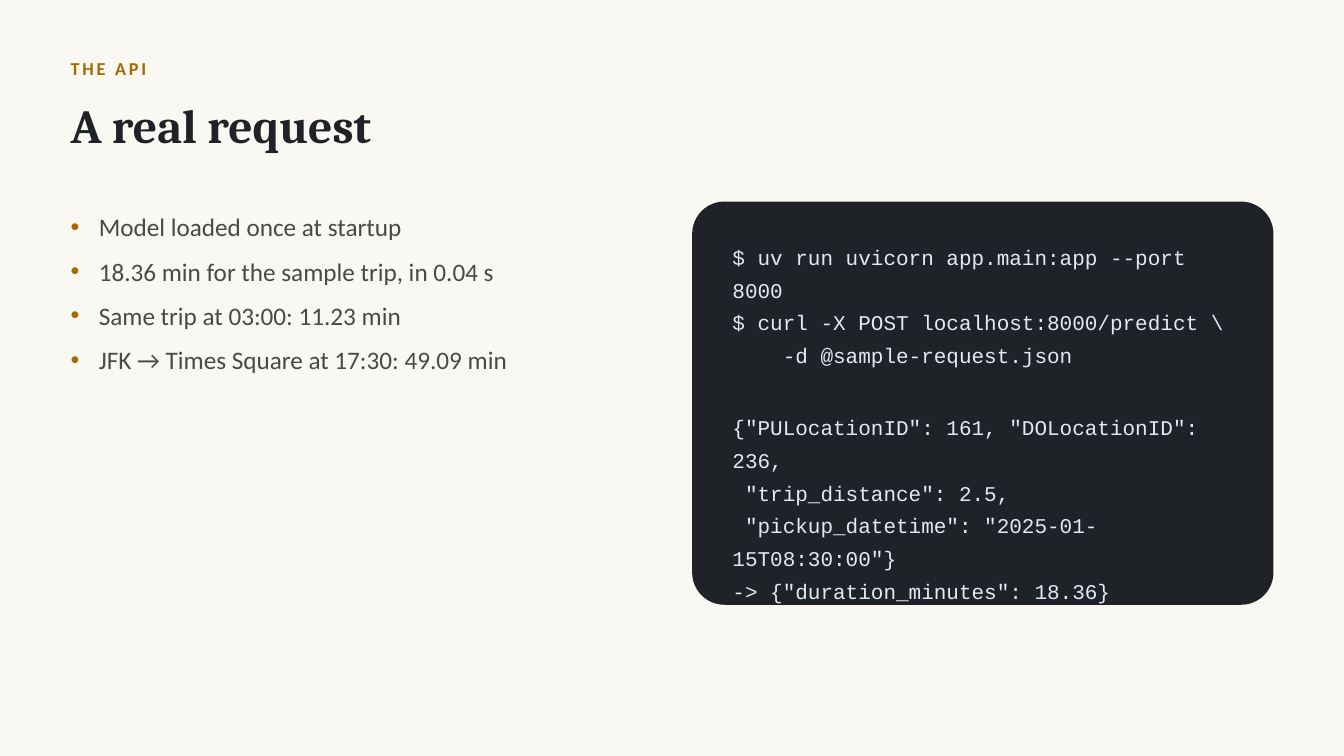
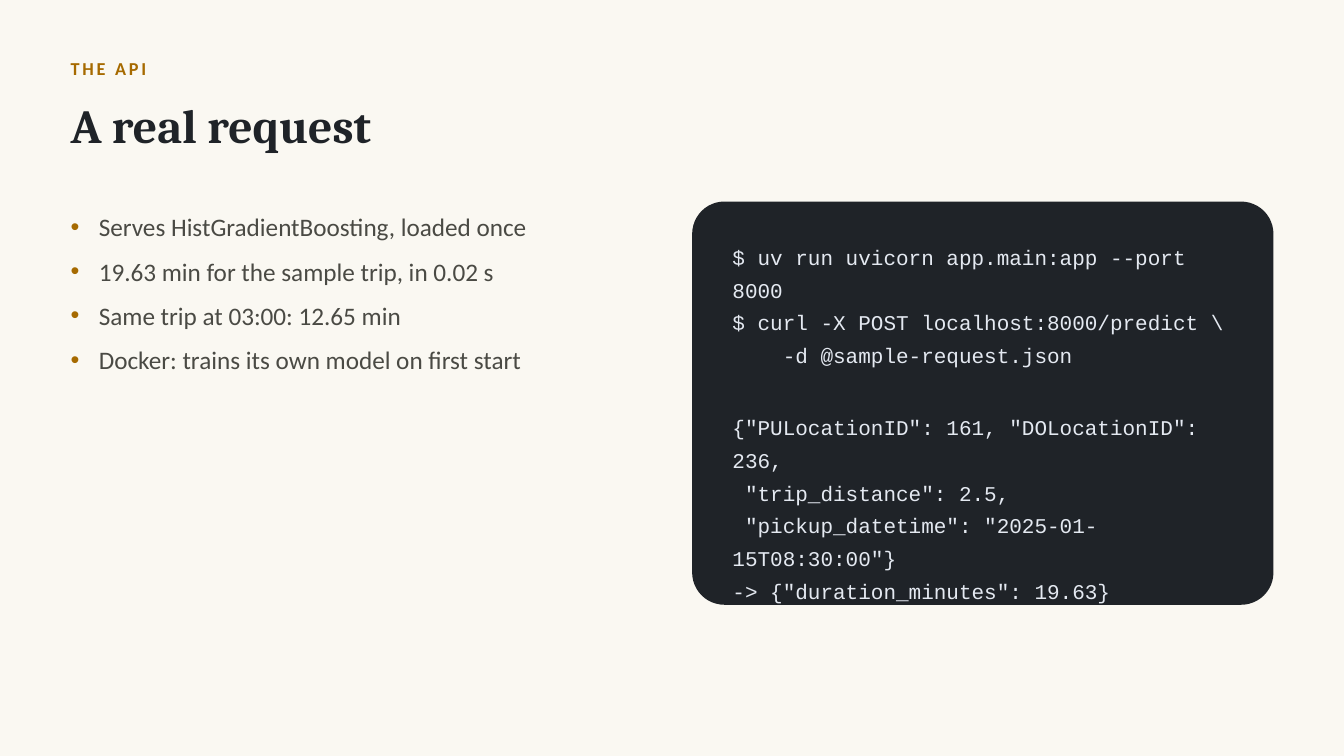
Before and after one commit to jeevan516/model-deployment-project, a slide deck: slide 7 of presentation/model-deployment-project.pptx (slide 6 before the commit). Drawn at 1344x756 pixels with LibreOffice and Linux fonts; fonts in the diff are those of the drawing. Boxes give left, top, right and bottom in pixels: in the first picture for what was removed or moved away, otherwise in the second. Text is boxed around its words. In the diff, an @@ line names an element or a change of style, - is before the commit and + after.

Commit message:
More approaches (Ridge, HistGradientBoosting) with a February 2025 check; serve HistGradientBoosting; container trains its model on first start; Portainer file for Windows

```diff
--- a/presentation/model-deployment-project.pptx
+++ b/presentation/model-deployment-project.pptx
@@ text at [99,218,527,369]: text changed @@
-• Model loaded once at startup
-• 18.36 min for the sample trip, in 0.04 s
-• Same trip at 03:00: 11.23 min
-• JFK → Times Square at 17:30: 49.09 min
+• Serves HistGradientBoosting, loaded once
+• 19.63 min for the sample trip, in 0.02 s
+• Same trip at 03:00: 12.65 min
+• Docker: trains its own model on first start
@@ text at [770,584,1111,606]: text changed @@
--> {"duration_minutes": 18.36}
+-> {"duration_minutes": 19.63}
```
Also in this commit, not shown: 5 other slides changed, 1 slide added, 12 other files.
